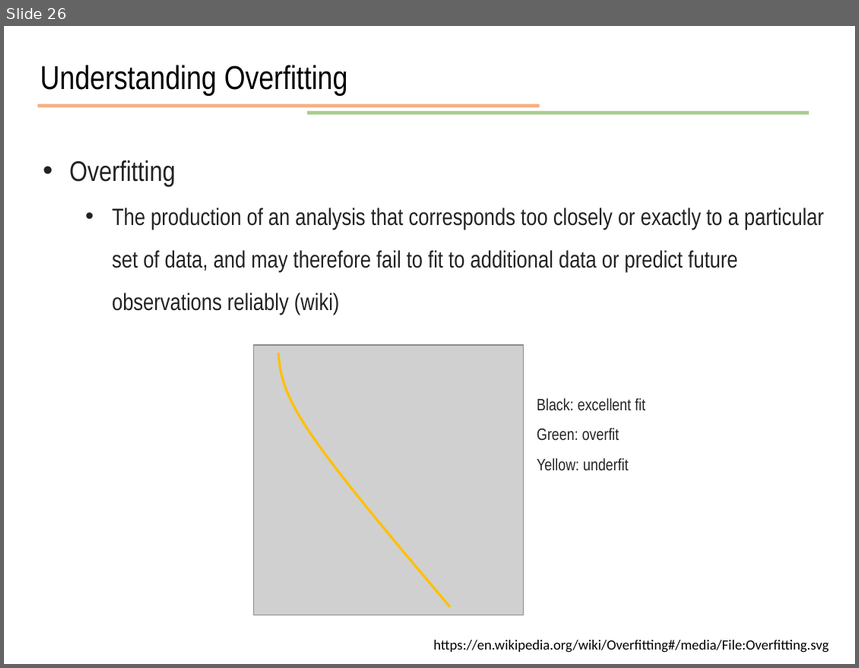
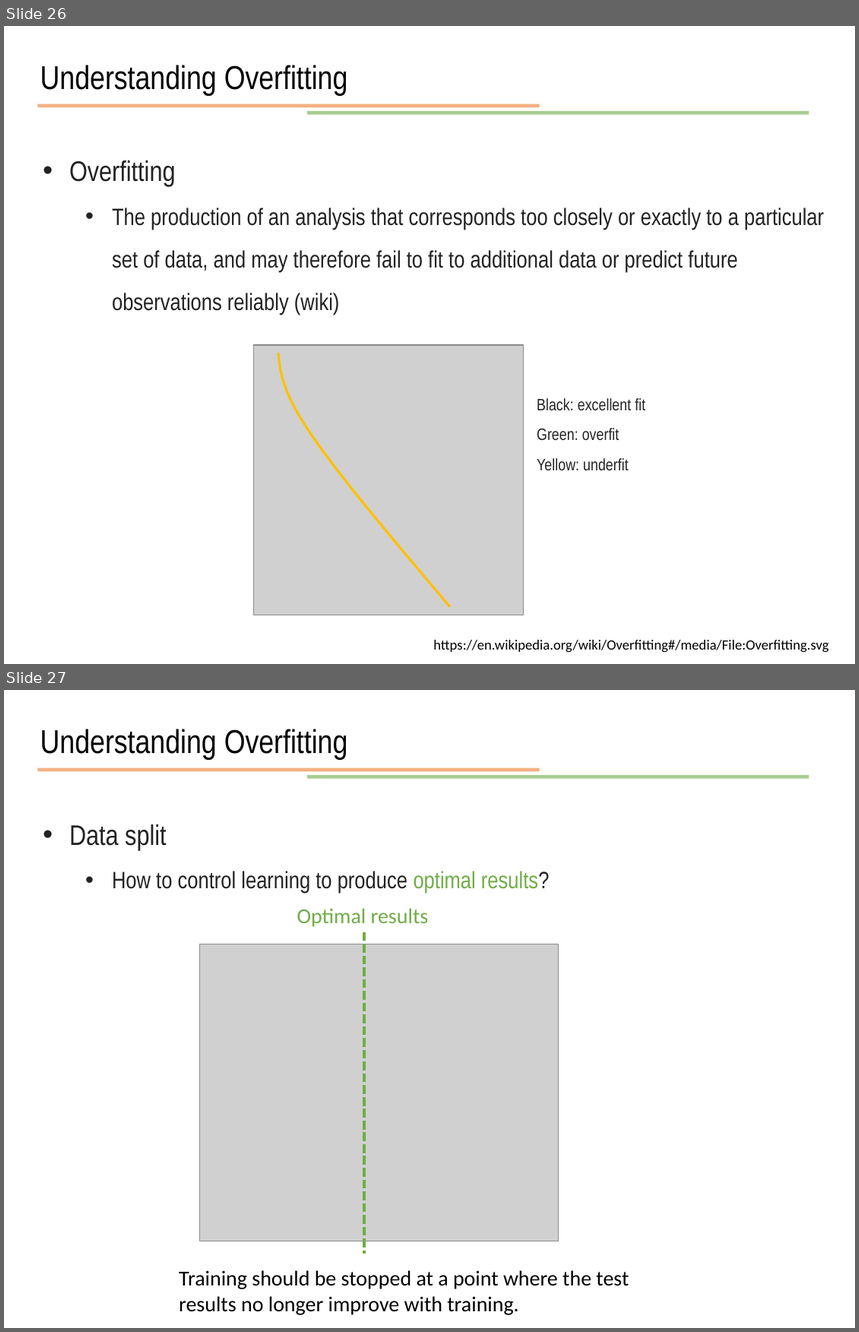
Before and after one commit to JunetaeKim/DeepLearningClass, a slide deck: Week10/week10 Introduction to tensorflow.pptx. Shown one above the other, each under a label of ours: slide 26 before the commit, slides 26 and 27 after it. The pictures are 859x668 and 859x1332 pixels, drawn with LibreOffice and Linux fonts; fonts in the diff are those of the drawing; grey boxes stand for pictures. Boxes give left, top, right and bottom in pixels: in the first picture for what was removed or moved away, otherwise in the second. Text is boxed around its words. In the diff, an @@ line names an element or a change of style, - is before the commit and + after.

```diff
--- a/Week10/week10 Introduction to tensorflow.pptx
+++ b/Week10/week10 Introduction to tensorflow.pptx
@@ slide 27 added at (4, 690, 855, 1328), background #FFFFFF @@
@@ text added at (40, 729, 348, 760), 28 pt, text #000000 @@
+Understanding Overfitting
@@ line added from (38, 770) to (539, 770), #ED7D31 3 pt @@
@@ line added from (307, 777) to (810, 777), #70AD47 3 pt @@
@@ text added at (69, 825, 550, 893), 20 pt, text #222222 @@
+• Data split
+  • How to control learning to produce optimal results?
@@ text added at (297, 908, 429, 927), 18 pt, text #70AD47 @@
+Optimal results
@@ line added from (364, 932) to (364, 1253), #70AD47 2.5 pt dashed @@
@@ picture added at (200, 945, 558, 1242) @@
@@ text added at (179, 1271, 629, 1315), 18 pt, text #000000 @@
+Training should be stopped at a point where the test results no longer improve with training.
```
Also in this commit, not shown: 3 slides changed, 8 other slides added, 4 other files.
